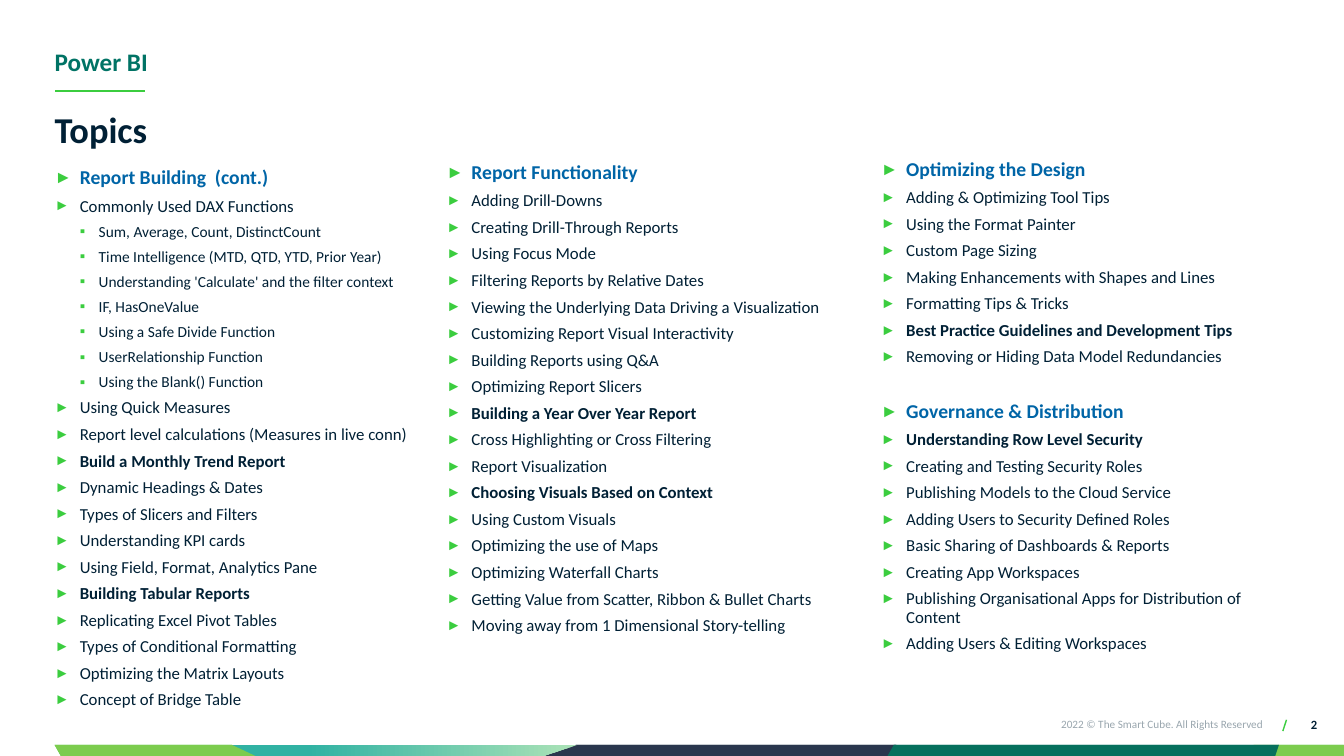
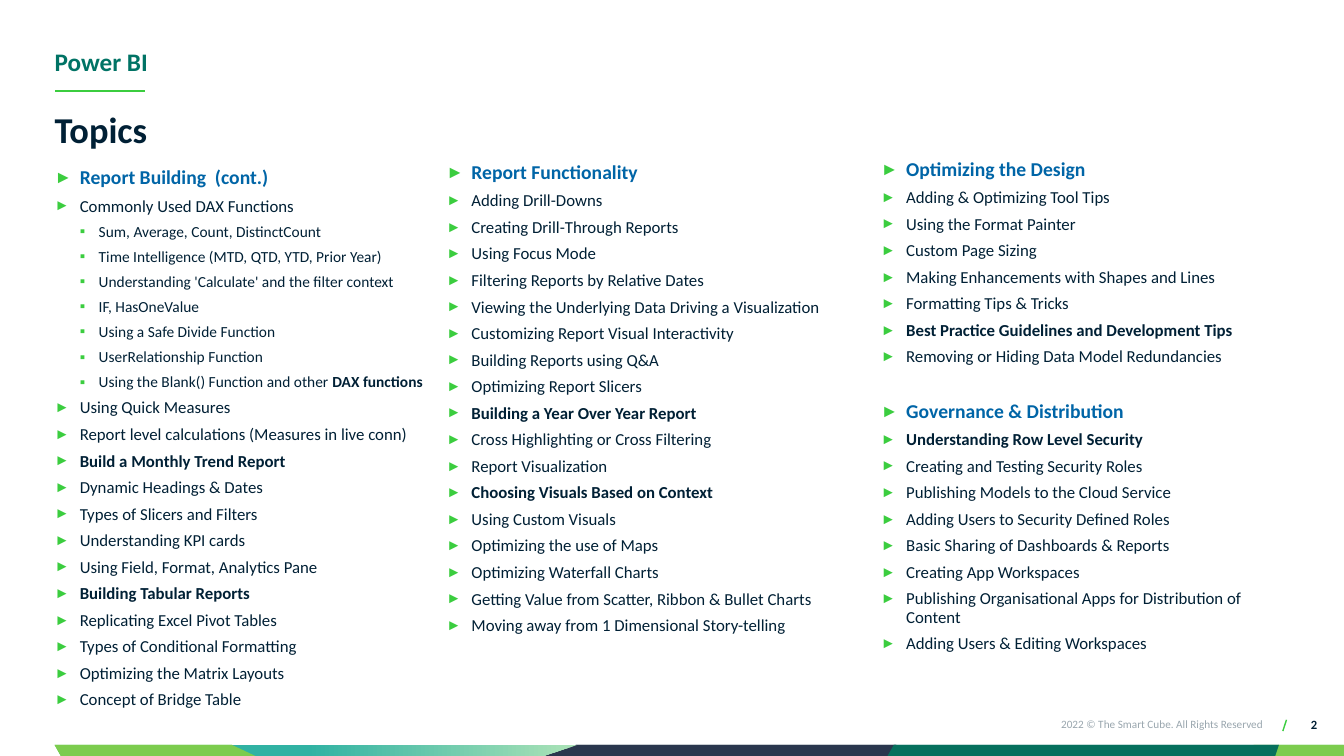
Before and after one commit to varungaur09/Analytics-Dashboards, a slide deck: slide 2 of Topics I have Worked On So Far.pptx. Drawn at 1344x756 pixels with LibreOffice and Linux fonts; fonts in the diff are those of the drawing; background and template pictures are left out. Boxes give left, top, right and bottom in pixels: in the first picture for what was removed or moved away, otherwise in the second. Text is boxed around its words. In the diff, an @@ line names an element or a change of style, - is before the commit and + after.

```diff
--- a/Topics I have Worked On So Far.pptx
+++ b/Topics I have Worked On So Far.pptx
@@ text at [99,376,423,390]: text changed @@
-  ▪ Using the Blank() Function
+  ▪ Using the Blank() Function and other DAX functions
```
Also in this commit, not shown: 1 other slide changed.
